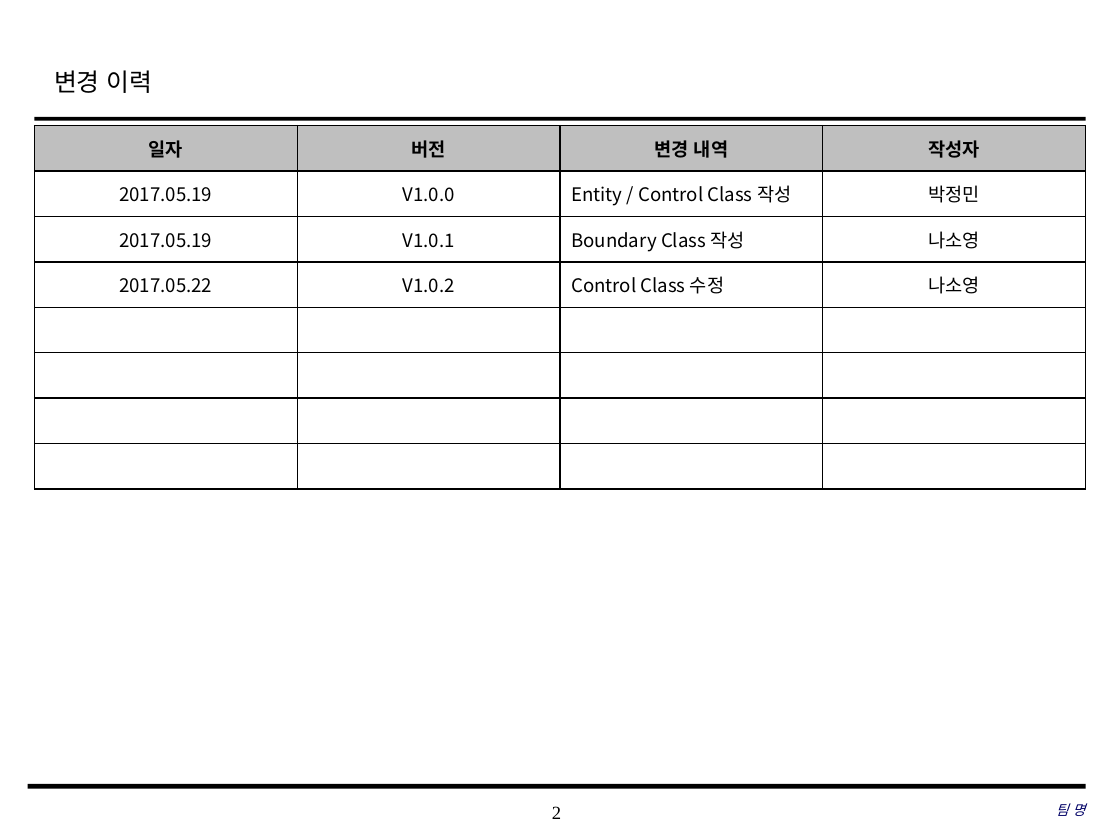
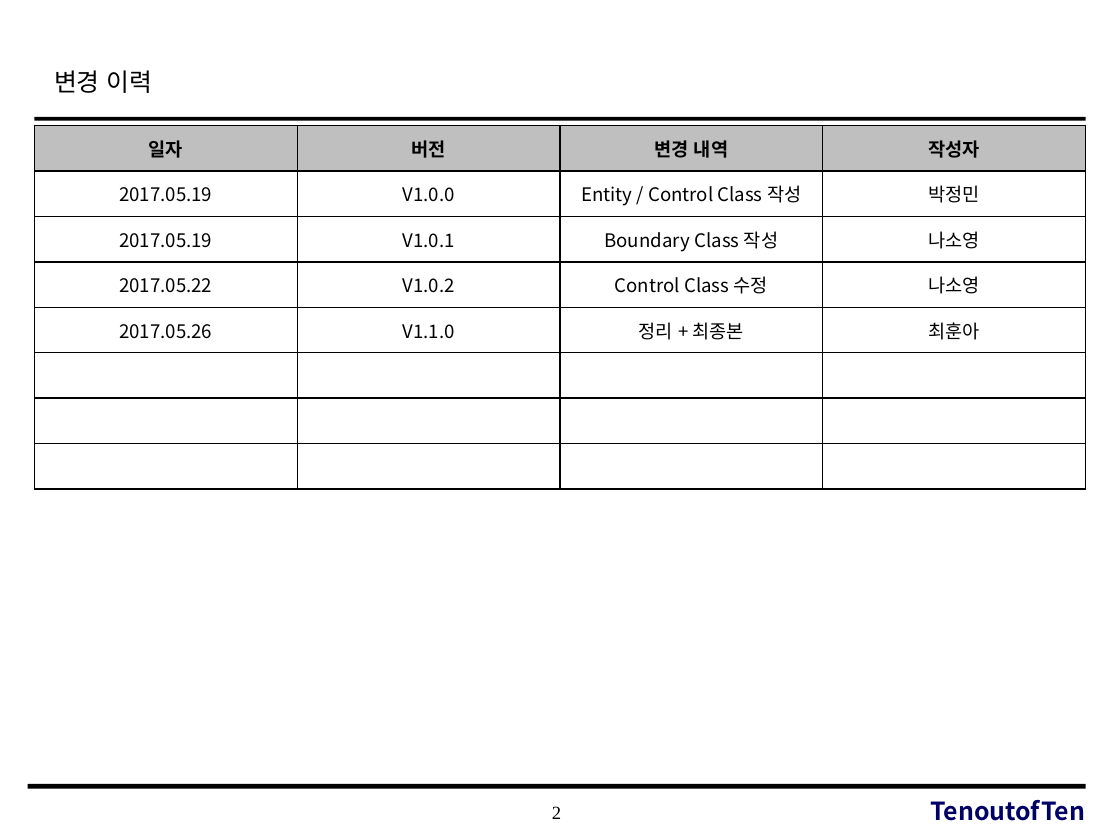
Before and after one commit to coskdms/SE2017_10_TenoutofTen, a slide deck: slide 2 of doc/3_ 설계서/Class Design.pptx. Drawn at 1120x840 pixels with LibreOffice and Linux fonts; fonts in the diff are those of the drawing; background and template pictures are left out. Boxes give left, top, right and bottom in pixels: in the first picture for what was removed or moved away, otherwise in the second. Text is boxed around its words. In the diff, an @@ line names an element or a change of style, - is before the commit and + after.

Commit message:
#856 새기능 완료 높음 2017.05.26 클래스설계서 최종본을 올립니다.

```diff
--- a/doc/3_ 설계서/Class Design.pptx
+++ b/doc/3_ 설계서/Class Design.pptx
@@ table at [35,125,1088,488] @@
+row 5: 2017.05.26 | V1.1.0 | 정리 + 최종본 | 최훈아
-row 8:  |  |  | 
@@ alignment left to centre @@
@@ text at [930,800,1085,821]: text changed; size 9 to 16 pt; font Times New Roman to Noto Sans CJK KR; bold on; italic off @@
-팀 명
+TenoutofTen
```
Also in this commit, not shown: 10 other slides changed, 1 slide added, 1 slide removed.
